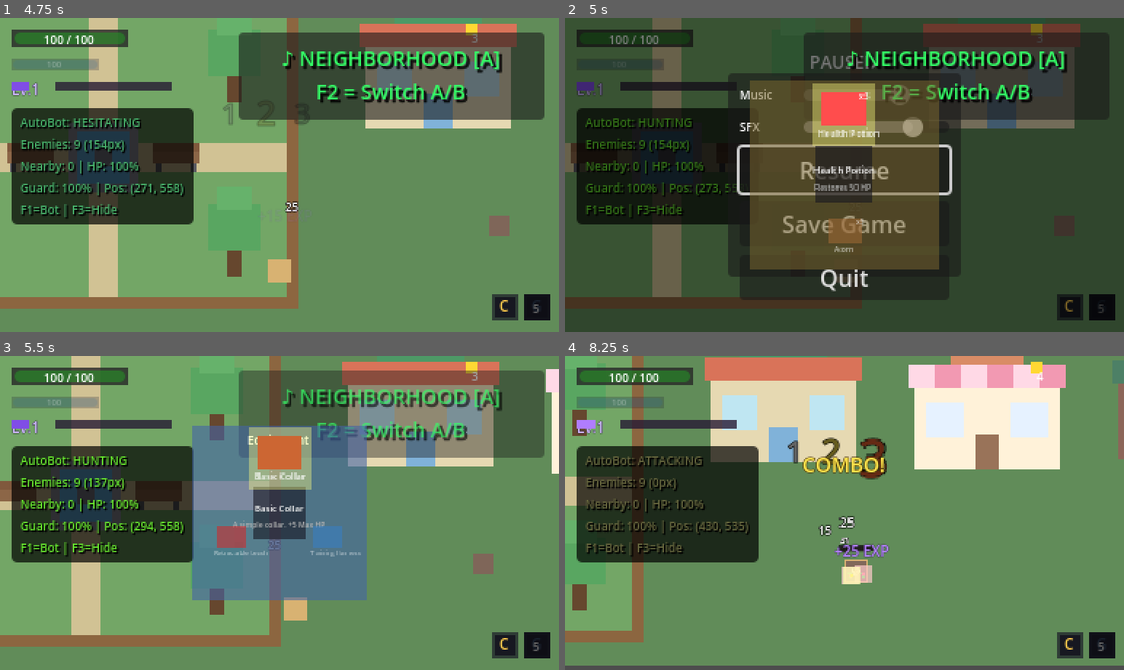
Above: before the commit, frames 1-4 (two rows, left to right).
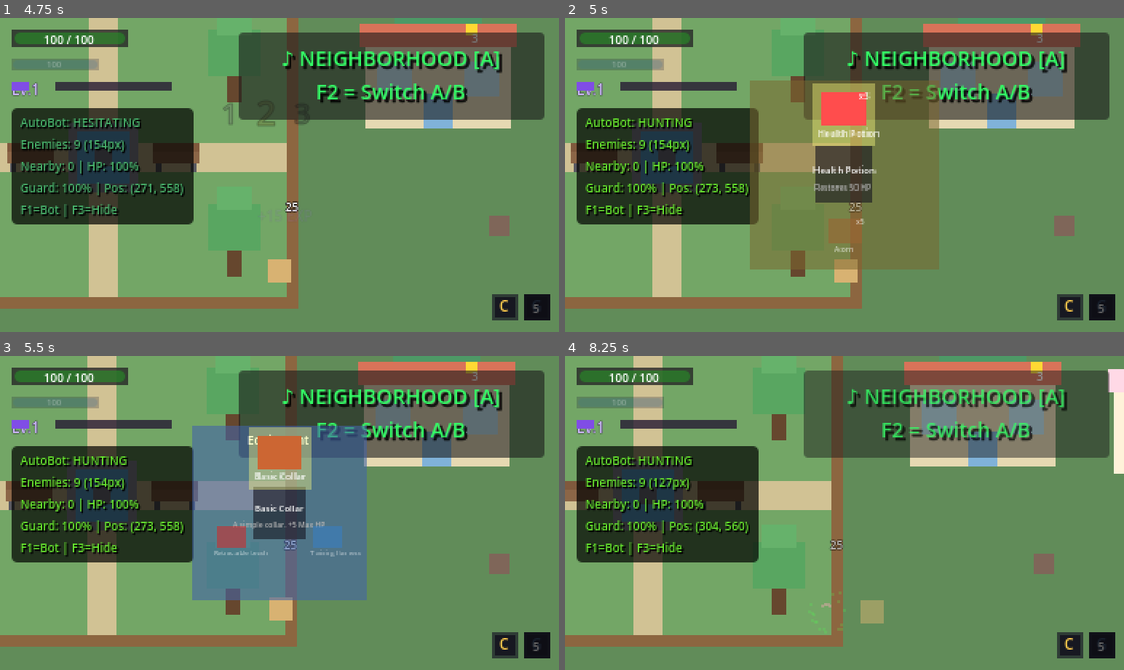
Above: after the commit, the same moments.

Repository: anthonyscry/momi-chronicles
Game: Godot game, scene res://ui/menus/title_screen.tscn
The game is run twice, just before and just after one commit, with the same random seed, the same clock (stepped at 60 frames per second) and the same inputs.
Inputs (mouse positions are in pixels of both pictures, inside the frame that each line leads up to):
- Up to frame 1 (4.75 s): tap Enter (ui_accept) at 0.5, 0.77, 1.52, 3.02, 3.77, 4.52 s; move the mouse to (402, 159) at 0.52 s; hold D (move_right) 0.53-1.28 s; hold Space (attack) 0.53-1.28 s; click (402, 159) at 0.67 s; move the mouse to (167, 190) at 1.27 s; hold S (move_down) 1.28-2.03 s; tap V (block) at 1.35 s; move the mouse to (335, 105) at 2.02 s; hold D (move_right) 2.03-2.78 s; hold Q (cycle_companion) 2.03-2.78 s; move the mouse to (251, 237) at 2.77 s; hold W (move_up) 2.78-3.53 s; tap X (dodge) at 2.85 s; click (251, 237) at 2.92 s; move the mouse to (447, 222) at 3.52 s; hold E (interact) 3.53-4.28 s; hold A (move_left) from 3.53 s (still down); tap Escape (pause) at 4.15 s; move the mouse to (111, 127) at 4.27 s; tap Shift (run) at 4.35 s
- Up to frame 2 (5 s): keep holding A (move_left); tap Tab (ring_menu) at 4.9 s
- Up to frame 3 (5.5 s): move the mouse to (307, 513) at 5.02 s; release A (move_left) at 5.03 s; hold S (move_down) from 5.03 s (still down); hold Right mouse button (special_attack) from 5.03 s (still down); click (307, 513) at 5.17 s
- Up to frame 4 (8.25 s): move the mouse to (760, 434) at 5.77 s; release S (move_down) at 5.78 s; release Right mouse button (special_attack) at 5.78 s; hold D (move_right) 5.78-6.53 s; tap Space (attack) at 5.85 s; tap Enter (ui_accept) at 6.02, 6.77, 7.52 s; move the mouse to (967, 497) at 6.52 s; hold W (move_up) 6.53-7.28 s; hold V (block) 6.53-7.28 s; move the mouse to (732, 528) at 7.27 s; hold D (move_right) 7.28-8.03 s; tap Q (cycle_companion) at 7.35 s; click (732, 528) at 7.42 s; move the mouse to (900, 443) at 8.02 s; hold S (move_down) from 8.03 s (still down); hold X (dodge) from 8.03 s (still down)

Frame 1 is identical in both runs. In frame 2, 89% of the frame differs, in the area x 0-100%, y 0-100%; in frame 3, 18%; in frame 4, 51%.

Commit message:
fix: level up healing, enemy stuck, ring menu pause overlay
Level Up:
- Full HP restore on level up (was only healing max HP difference)
- Push player away from nearby enemies to prevent getting stuck

Ring Menu:
- Pause menu no longer shows behind ring menu (checks RingMenu.is_open)

Diff:
--- a/characters/player/player.gd
+++ b/characters/player/player.gd
@@ -142,6 +142,27 @@
 ## Called when player levels up
 func _on_level_changed(new_level: int) -> void:
 	_apply_level_stats()
+	_push_away_from_enemies()  # Prevent getting stuck on dying enemies
+
+## Push player away from nearby enemies on level up
+func _push_away_from_enemies() -> void:
+	var enemies = get_tree().get_nodes_in_group("enemies")
+	var push_dir = Vector2.ZERO
+	var close_count = 0
+
+	for enemy in enemies:
+		if not is_instance_valid(enemy):
+			continue
+		var dist = global_position.distance_to(enemy.global_position)
+		if dist < 40.0:  # Very close - might be overlapping
+			var away = (global_position - enemy.global_position).normalized()
+			push_dir += away
+			close_count += 1
+
+	# Apply push if enemies were close
+	if close_count > 0:
+		push_dir = push_dir.normalized() * 60.0  # Push velocity
+		velocity = push_dir
 
 ## Apply stats based on current level
 func _apply_level_stats() -> void:
@@ -152,10 +173,10 @@
 	var health_bonus = progression.get_stat_bonus("max_health")
 	if health:
 		var new_max = BASE_MAX_HEALTH + health_bonus
-		var heal_amount = new_max - health.max_health  # Heal the difference
 		health.max_health = new_max
-		if heal_amount > 0:
-			health.heal(heal_amount)  # Full heal on level up
+		# FULL HEAL on level up! (reward for leveling)
+		health.current_health = health.max_health
+		Events.player_healed.emit(health.max_health)
 
 	# Update attack damage
 	var damage_bonus = progression.get_stat_bonus("attack_damage")
--- a/ui/menus/pause_menu.gd
+++ b/ui/menus/pause_menu.gd
@@ -29,6 +29,10 @@
 
 
 func _on_game_paused() -> void:
+	# Don't show pause menu if ring menu is open (it has its own pause)
+	if RingMenu and RingMenu.is_open:
+		return
+
 	# Update sliders to current values
 	music_slider.value = AudioManager.get_music_volume()
 	sfx_slider.value = AudioManager.get_sfx_volume()
